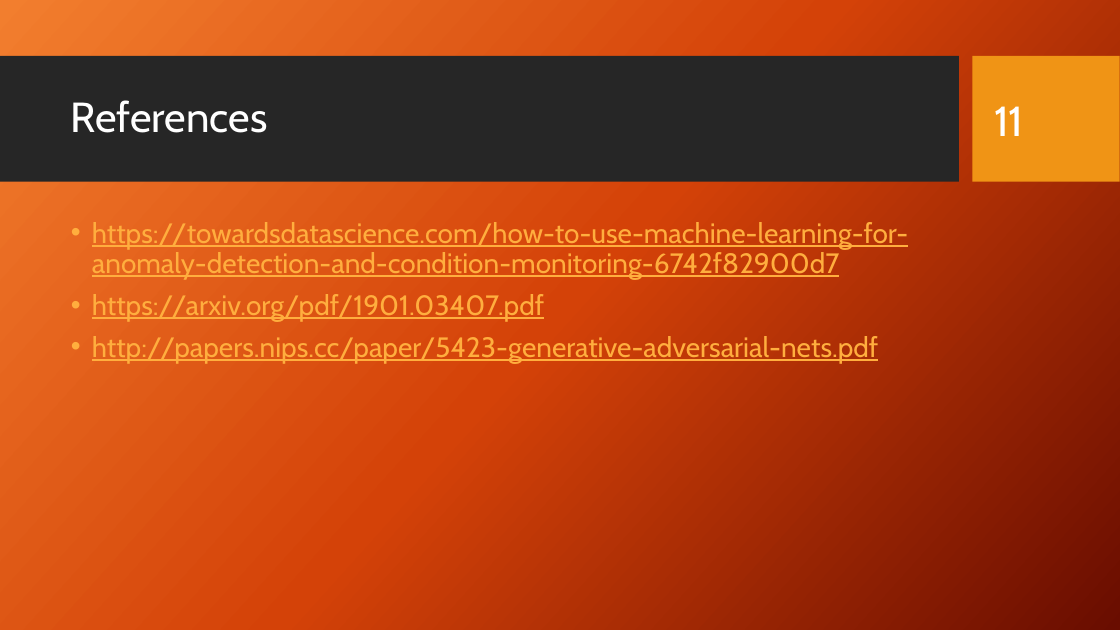
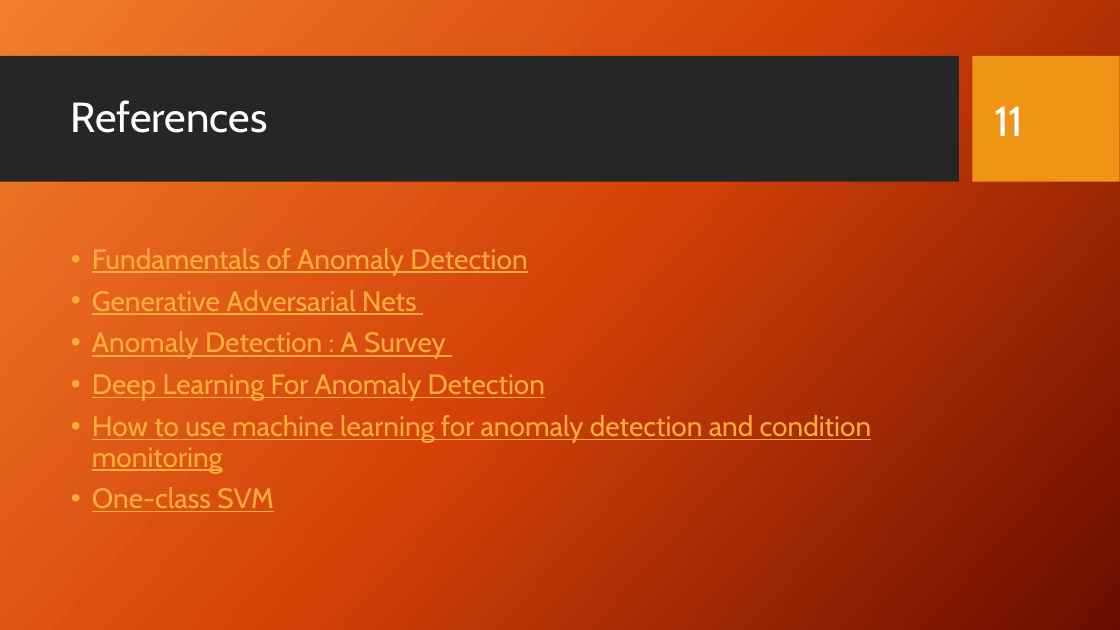
Before and after one commit to Gci04/AnomalyDetectionAMLProject, a slide deck: slide 11 of AD_presentation.pptx. Drawn at 1120x630 pixels with LibreOffice and Linux fonts; fonts in the diff are those of the drawing; background and template pictures are left out. Boxes give left, top, right and bottom in pixels: in the first picture for what was removed or moved away, otherwise in the second. Text is boxed around its words. In the diff, an @@ line names an element or a change of style, - is before the commit and + after.

```diff
--- a/AD_presentation.pptx
+++ b/AD_presentation.pptx
@@ text "Fundamentals of Anomaly Detection" at box(92, 248, 871, 512): vertical alignment top to middle @@
@@ text at box(92, 248, 871, 512): text changed @@
-• https://towardsdatascience.com/how-to-use-machine-learning-for-anomaly-detection-and-condition-monitoring-6742f82900d7
-• https://arxiv.org/pdf/1901.03407.pdf
-• http://papers.nips.cc/paper/5423-generative-adversarial-nets.pdf
+• Fundamentals of Anomaly Detection
+• Generative Adversarial Nets
+• Anomaly Detection : A Survey
+• Deep Learning For Anomaly Detection
+• How to use machine learning for anomaly detection and condition monitoring
+• One-class SVM
```
Also in this commit, not shown: 5 other slides changed, 2 slides added, 1 slide removed, 1 other file.
